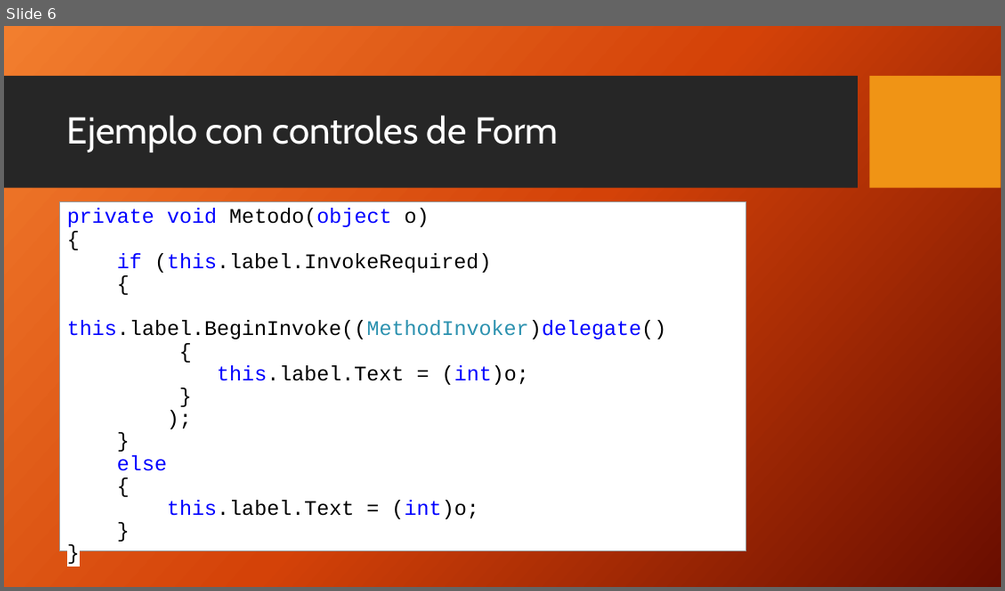
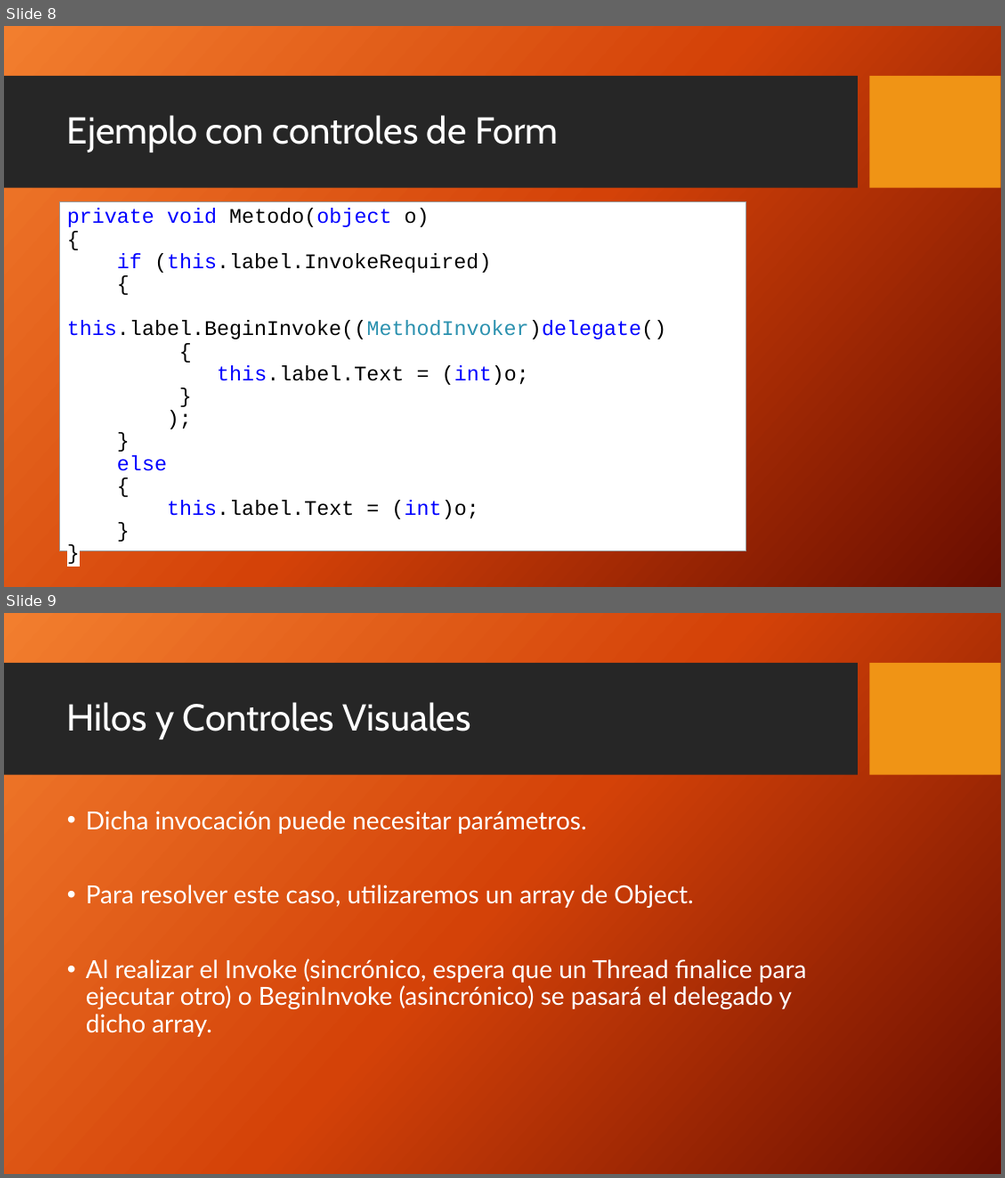
Before and after one commit to Tanodam/clases_prog_lab2, a slide deck: utn_prog_y_lab_II-master/PPTs/ProgramacionII_Clase_22-2018.pptx. Shown one above the other, each under a label of ours: slide 6 before the commit, slides 8 and 9 after it. The pictures are 1005x591 and 1005x1178 pixels, drawn with LibreOffice and Linux fonts; fonts in the diff are those of the drawing; background and template pictures are left out. Boxes give left, top, right and bottom in pixels: in the first picture for what was removed or moved away, otherwise in the second. Text is boxed around its words. In the diff, an @@ line names an element or a change of style, - is before the commit and + after.

```diff
--- a/utn_prog_y_lab_II-master/PPTs/ProgramacionII_Clase_22-2018.pptx
+++ b/utn_prog_y_lab_II-master/PPTs/ProgramacionII_Clase_22-2018.pptx
@@ slide 9 added at (x1=4, y1=613, x2=1001, y2=1174), background picture (left out); not listed: 2 template elements that a slide beside it also shows @@
@@ title added at (x1=67, y1=702, x2=471, y2=739), 36 pt, text #FFFFFF @@
+Hilos y Controles Visuales
@@ text added at (x1=86, y1=811, x2=807, y2=1037), 24 pt, text #FFFFFF @@
+• Dicha invocación puede necesitar parámetros.
+• Para resolver este caso, utilizaremos un array de Object.
+• Al realizar el Invoke (sincrónico, espera que un Thread finalice para ejecutar otro) o BeginInvoke (asincrónico) se pasará el delegado y dicho array.
@@ what was slide 6 is now slide 8 @@
```
Also in this commit, not shown: 2 slides changed, 3 other slides added, 17 other files.
